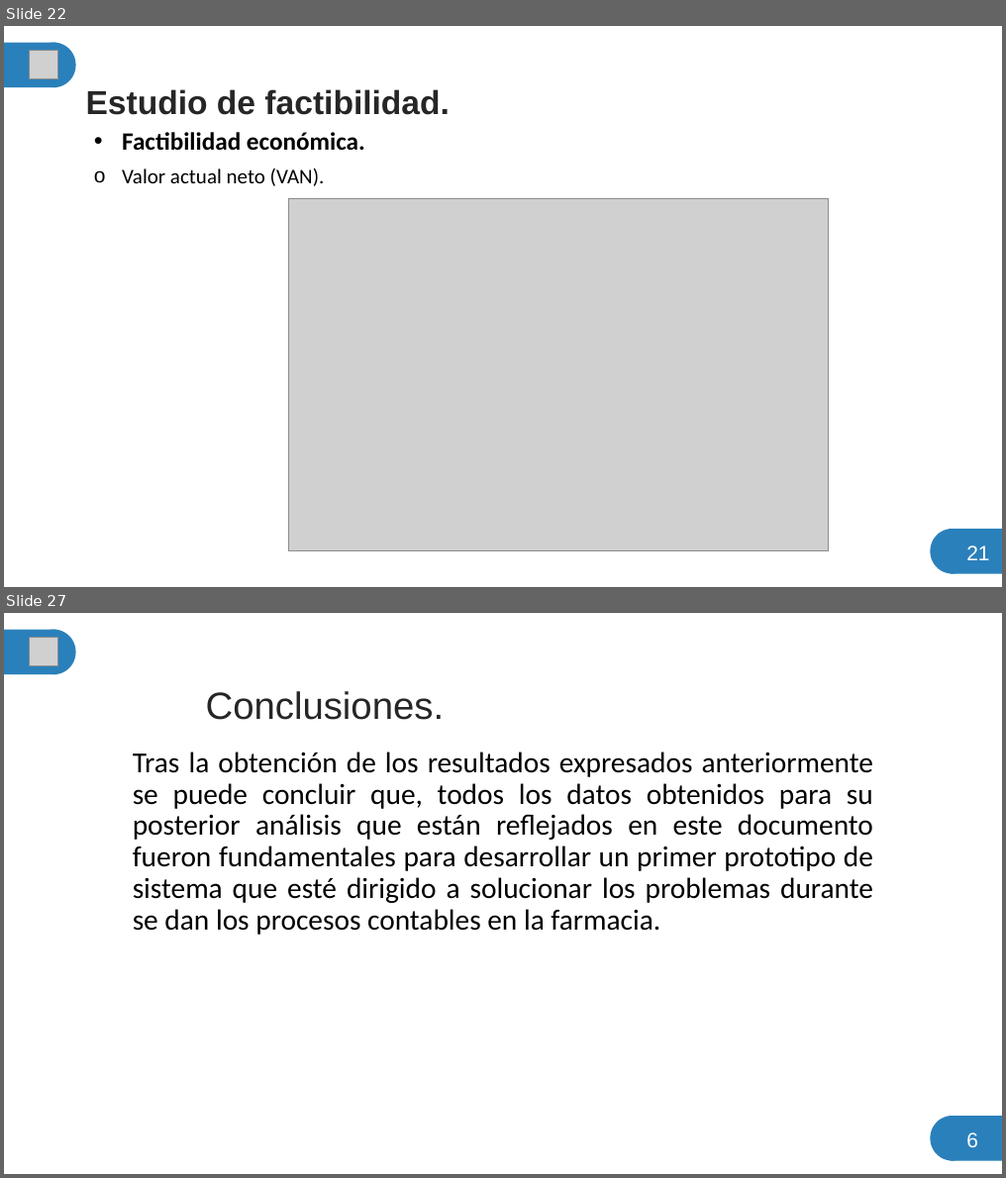
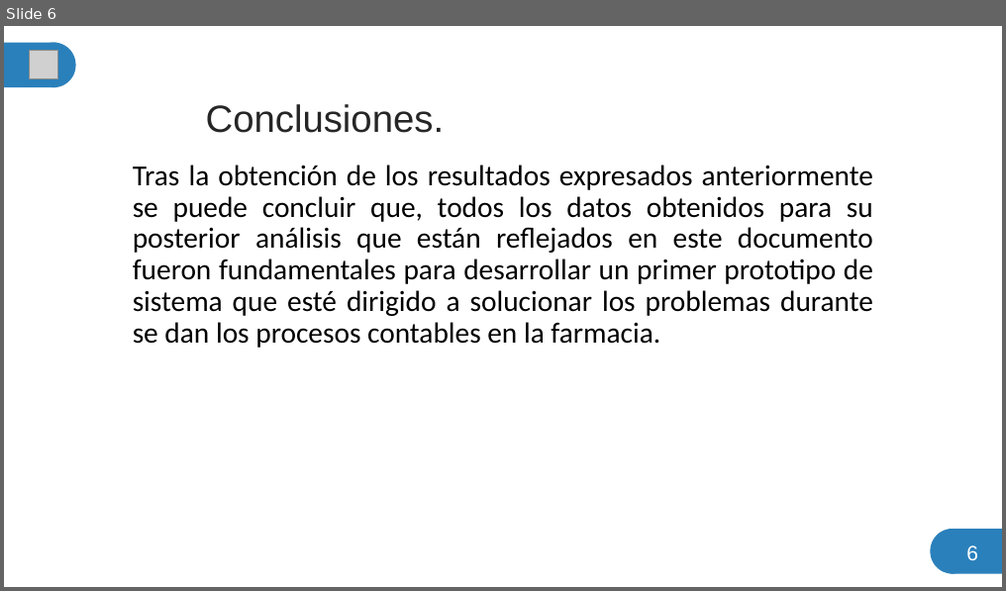
Before and after one commit to scarktt/Farmacia-Salud, a slide deck: Documentation/PresentacionProyecto.pptx. Shown one above the other, each under a label of ours: slides 22 and 27 before the commit, slide 6 after it; the slides between them are not shown. The pictures are 1006x1178 and 1006x591 pixels, drawn with LibreOffice and Linux fonts; fonts in the diff are those of the drawing; grey boxes stand for pictures. Boxes give left, top, right and bottom in pixels: in the first picture for what was removed or moved away, otherwise in the second. Text is boxed around its words. In the diff, an @@ line names an element or a change of style, - is before the commit and + after.

```diff
--- a/Documentation/PresentacionProyecto.pptx
+++ b/Documentation/PresentacionProyecto.pptx
@@ slide 22 removed at (x1=4, y1=26, x2=1002, y2=587), background #FFFFFF @@
@@ rectangle removed at (x1=4, y1=43, x2=56, y2=87) @@
@@ picture removed at (x1=30, y1=51, x2=58, y2=79) @@
@@ ellipse removed at (x1=32, y1=43, x2=76, y2=87) @@
@@ title removed at (x1=86, y1=89, x2=449, y2=115) @@
-Estudio de factibilidad.
@@ subtitle removed at (x1=122, y1=132, x2=365, y2=186) @@
-• Factibilidad económica.
-o Valor actual neto (VAN).
@@ picture removed at (x1=288, y1=198, x2=829, y2=552) @@
@@ ellipse removed at (x1=930, y1=529, x2=974, y2=574) @@
@@ rectangle removed at (x1=950, y1=529, x2=1002, y2=574) @@
@@ text removed at (x1=966, y1=546, x2=989, y2=561) @@
-21
@@ what was slide 27 is now slide 6 @@
```
Also in this commit, not shown: 20 other slides removed, 3 other files.
